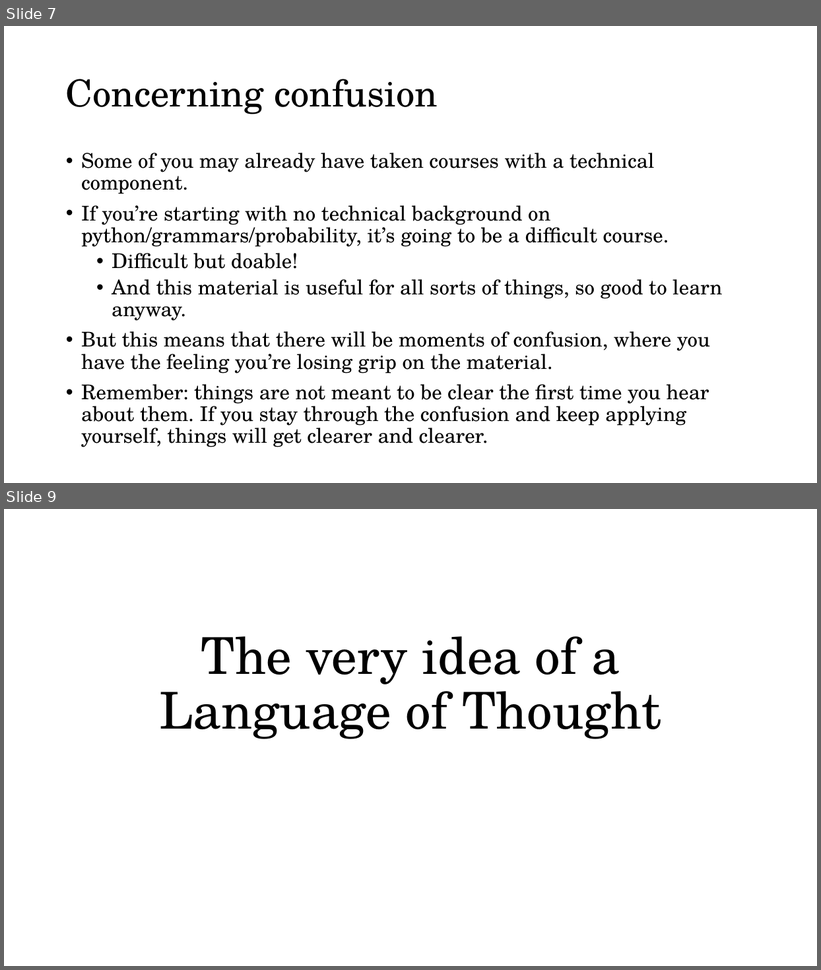
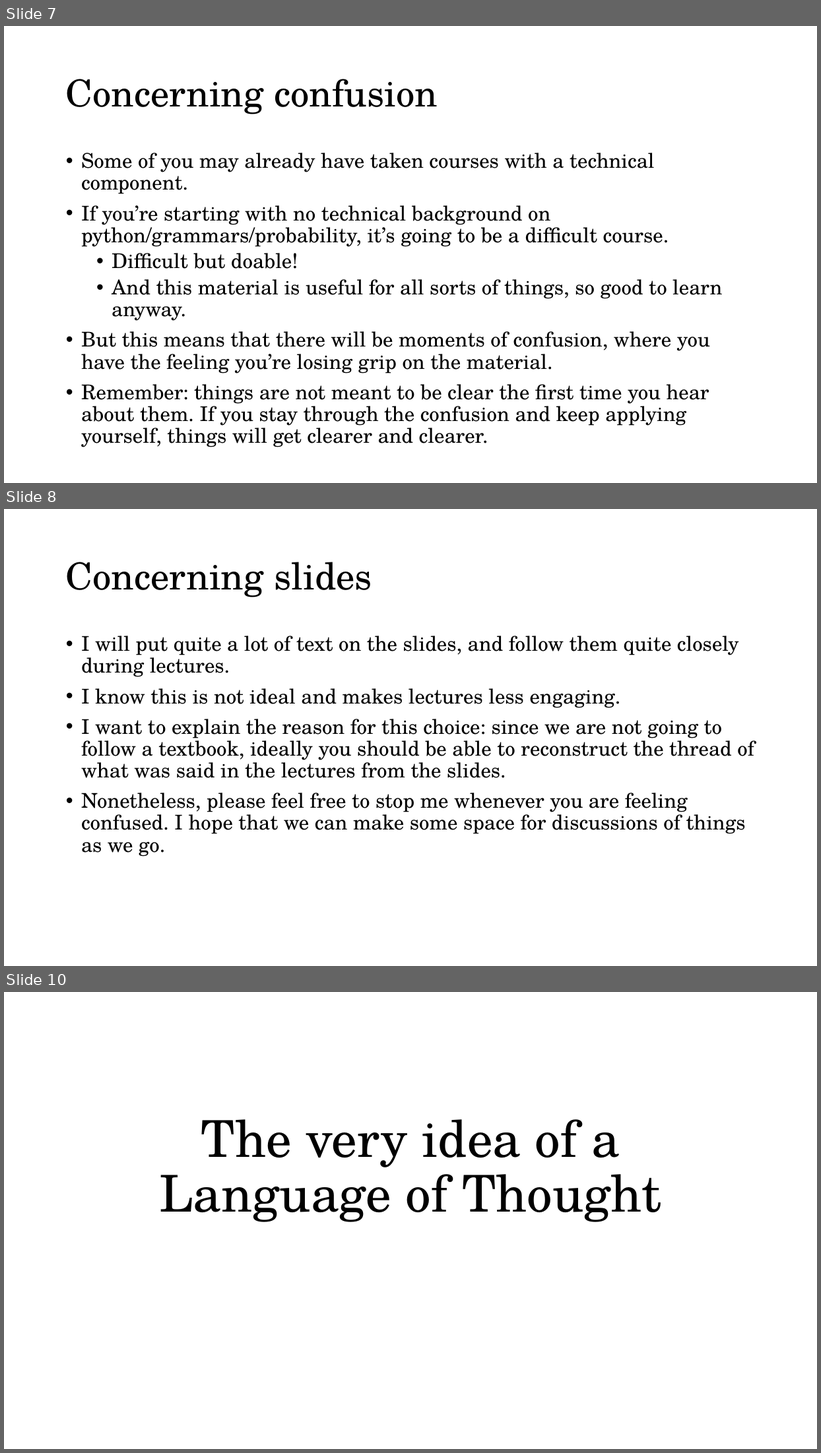
Before and after one commit to thelogicalgrammar/pLoT_course, a slide deck: book/lectures/1_introduction.pptx. Shown one above the other, each under a label of ours: slides 7 and 9 before the commit, slides 7, 8 and 10 after it; the slides between them are not shown. The pictures are 821x970 and 821x1453 pixels, drawn with LibreOffice and Linux fonts; fonts in the diff are those of the drawing; background and template pictures are left out. Boxes give left, top, right and bottom in pixels: in the first picture for what was removed or moved away, otherwise in the second. Text is boxed around its words. In the diff, an @@ line names an element or a change of style, - is before the commit and + after.

```diff
--- a/book/lectures/1_introduction.pptx
+++ b/book/lectures/1_introduction.pptx
@@ slide 8 added at bbox=[4, 509, 817, 966], background #FFFFFF @@
@@ title added at bbox=[66, 562, 372, 597], 44 pt, text #000000 @@
+Concerning slides
@@ text added at bbox=[81, 636, 754, 857], 24 pt, text #000000 @@
+• I will put quite a lot of text on the slides, and follow them quite closely during lectures.
+• I know this is not ideal and makes lectures less engaging.
+• I want to explain the reason for this choice: since we are not going to follow a textbook, ideally you should be able to reconstruct the thread of what was said in the lectures from the slides.
+• Nonetheless, please feel free to stop me whenever you are feeling confused. I hope that we can make some space for discussions of things as we go.
@@ what was slide 9 is now slide 10 @@
```
Also in this commit, not shown: 7 slides changed, 2 other slides added, 1 slide removed, 29 other files.
